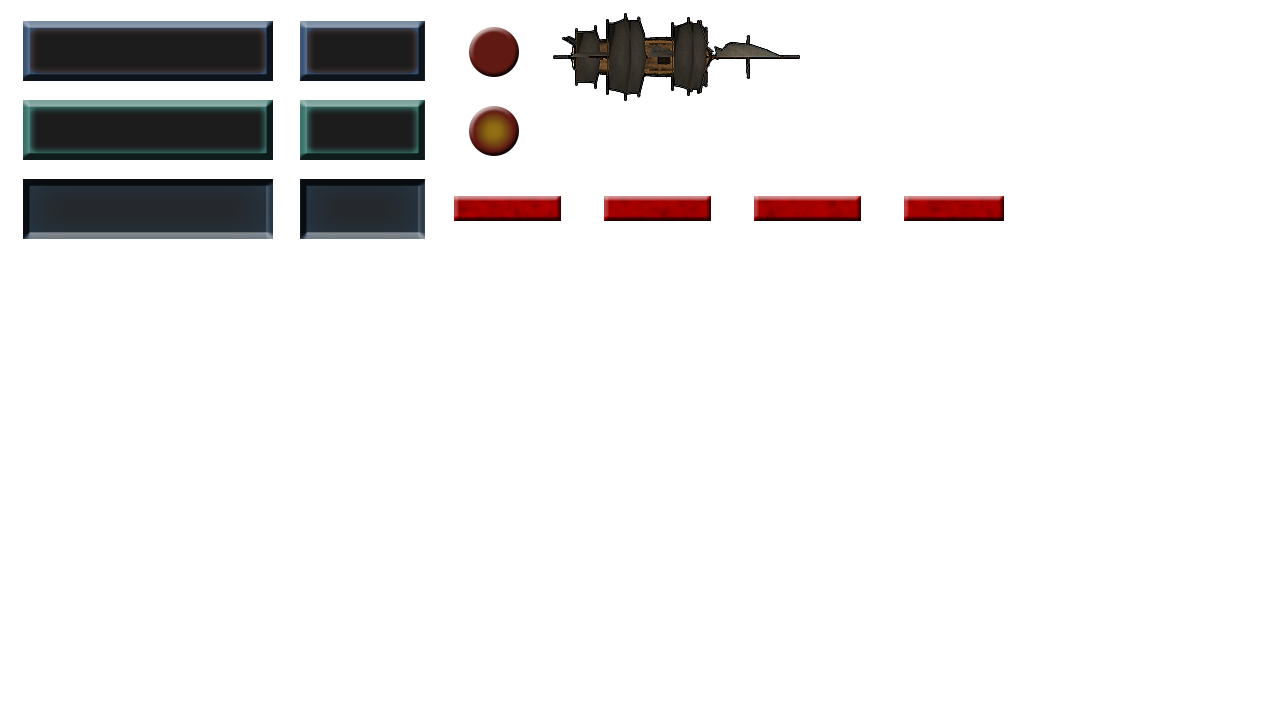
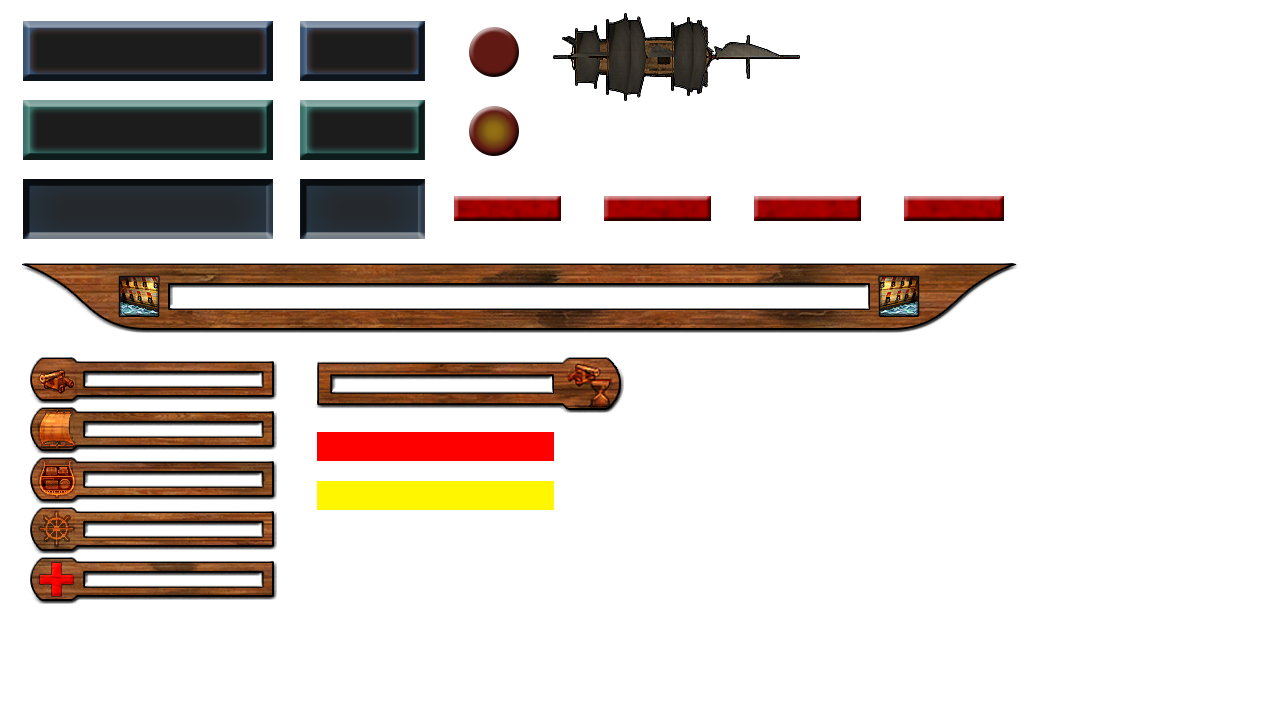
Two versions of the same layered image (1280x720). Layer-by-layer changes:
added layer "reload" above "health" over (317, 481, 554, 510)
added layer "health" above "icons" over (317, 432, 554, 461)
added layer "icons" (overlay) above "hull health icons" over (36, 359, 614, 599)
added layer "hull health icons" above "combat ui wood" over (119, 276, 919, 317)
renamed "Layer 3" to "combat ui wood", painted on it over (22, 264, 1016, 600)
